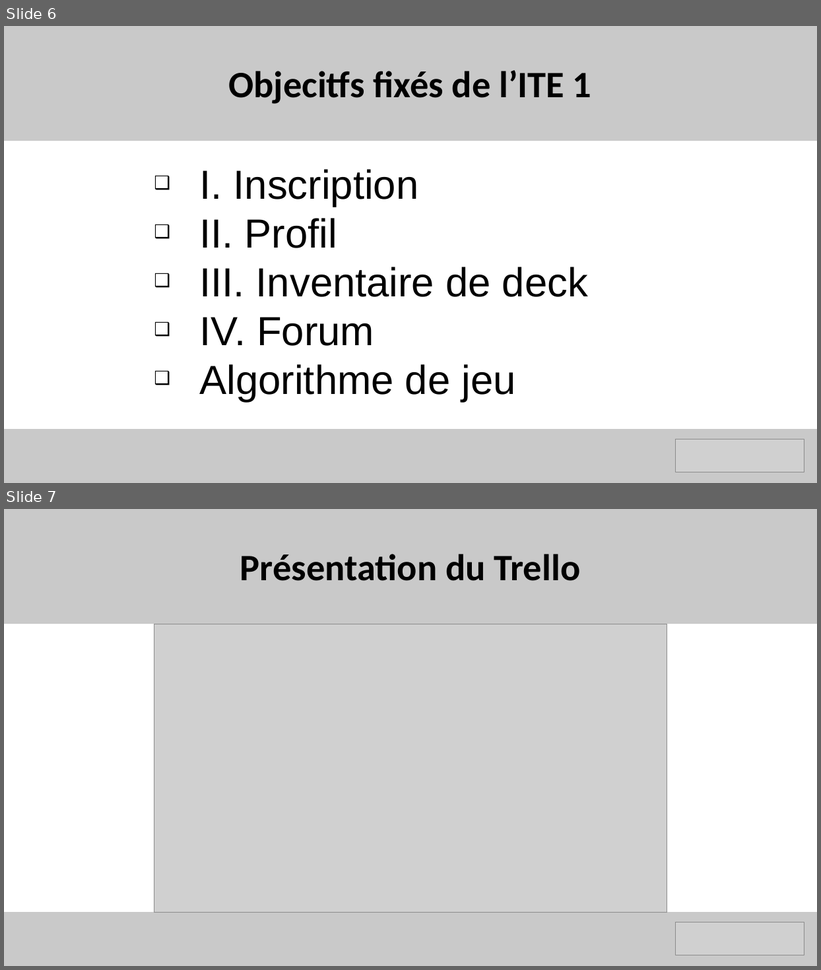
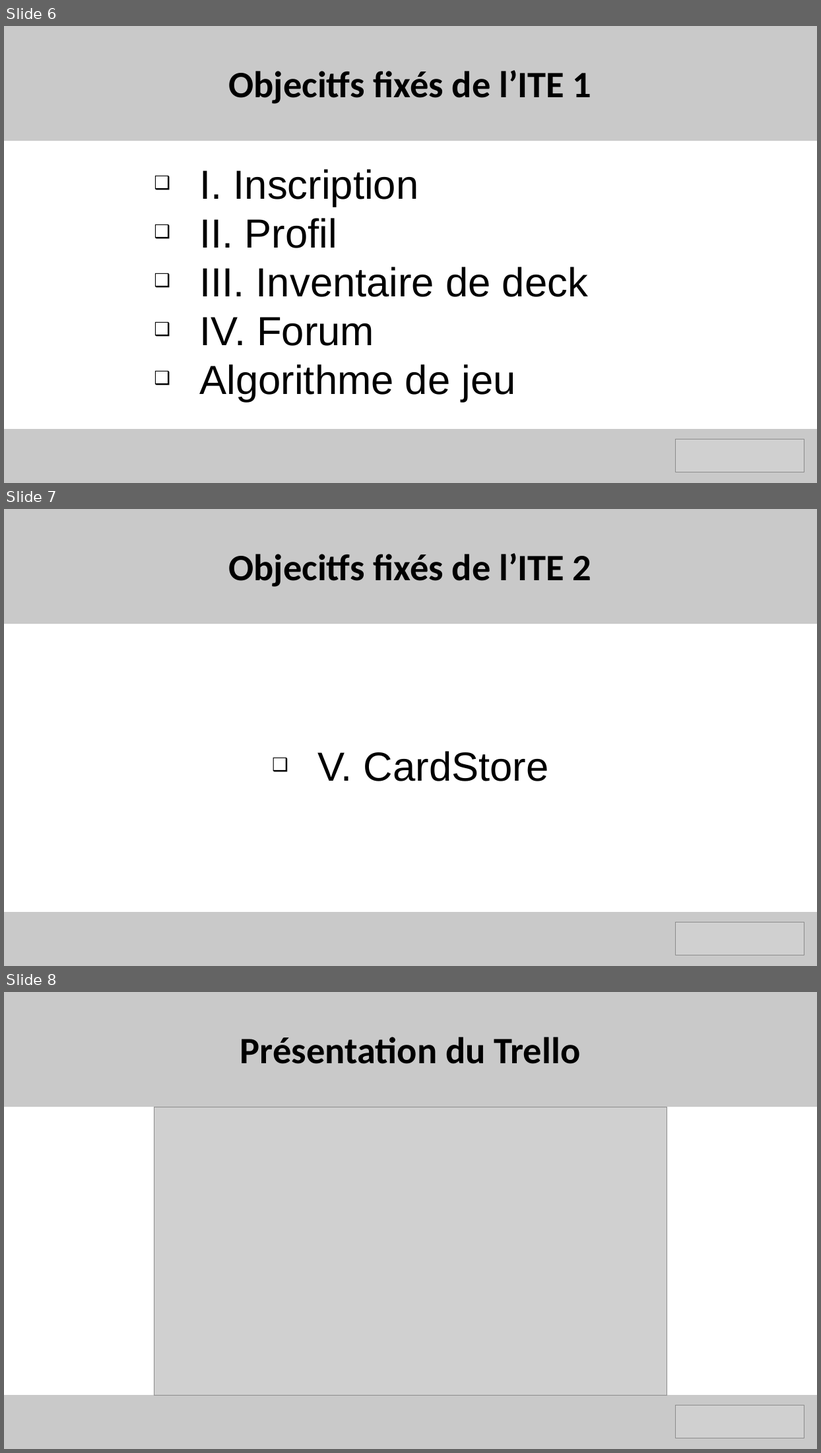
Before and after one commit to benjaminrodriguez/MemoCards, a slide deck: MemoCards_Ite2.pptx. Shown one above the other, each under a label of ours: slides 6 and 7 before the commit, slides 6, 7 and 8 after it. The pictures are 821x970 and 821x1453 pixels, drawn with LibreOffice and Linux fonts; fonts in the diff are those of the drawing; grey boxes stand for pictures. Boxes give left, top, right and bottom in pixels: in the first picture for what was removed or moved away, otherwise in the second. Text is boxed around its words. In the diff, an @@ line names an element or a change of style, - is before the commit and + after.

```diff
--- a/MemoCards_Ite2.pptx
+++ b/MemoCards_Ite2.pptx
@@ slide 7 added at <box>4,509,817,966</box>, background #FFFFFF @@
@@ rectangle added at <box>4,509,817,625</box>, fill #C9C9C9 @@
@@ text added at <box>228,553,592,587</box>, 44 pt, text #000000, bold @@
+Objecitfs fixés de l’ITE 2
@@ text added at <box>318,751,549,782</box>, 48 pt, text #000000 @@
+❑ V. CardStore
@@ rectangle added at <box>4,912,817,966</box>, fill #C9C9C9 @@
@@ picture added at <box>676,923,805,956</box> @@
@@ what was slide 7 is now slide 8 @@
```
Also in this commit, not shown: 2 slides changed, 1 other file.
